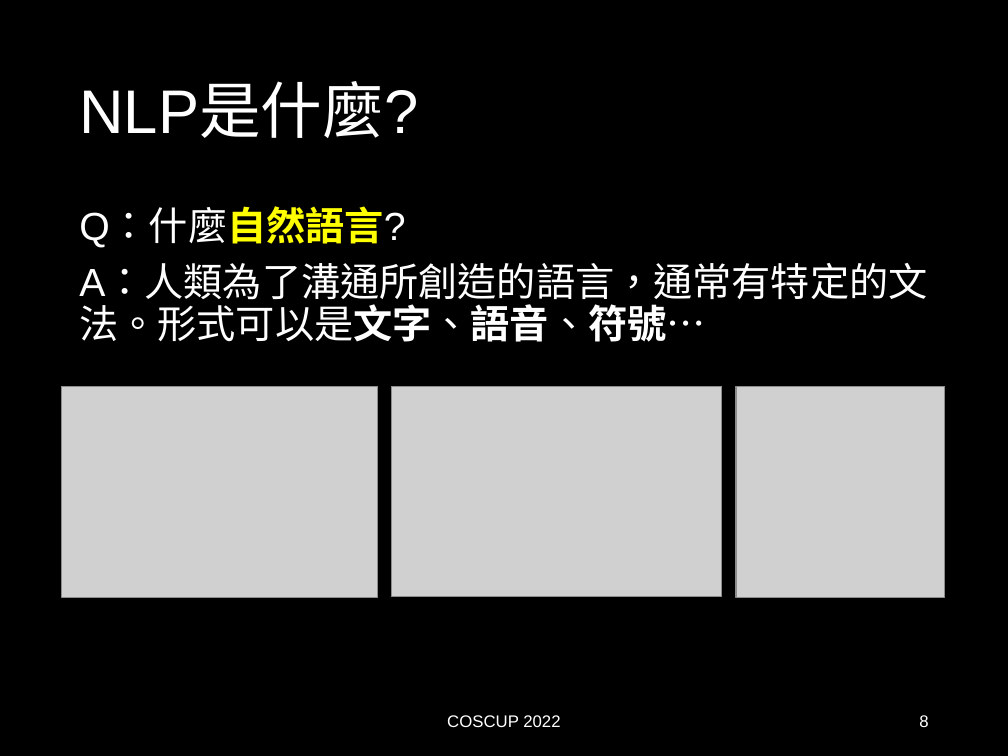
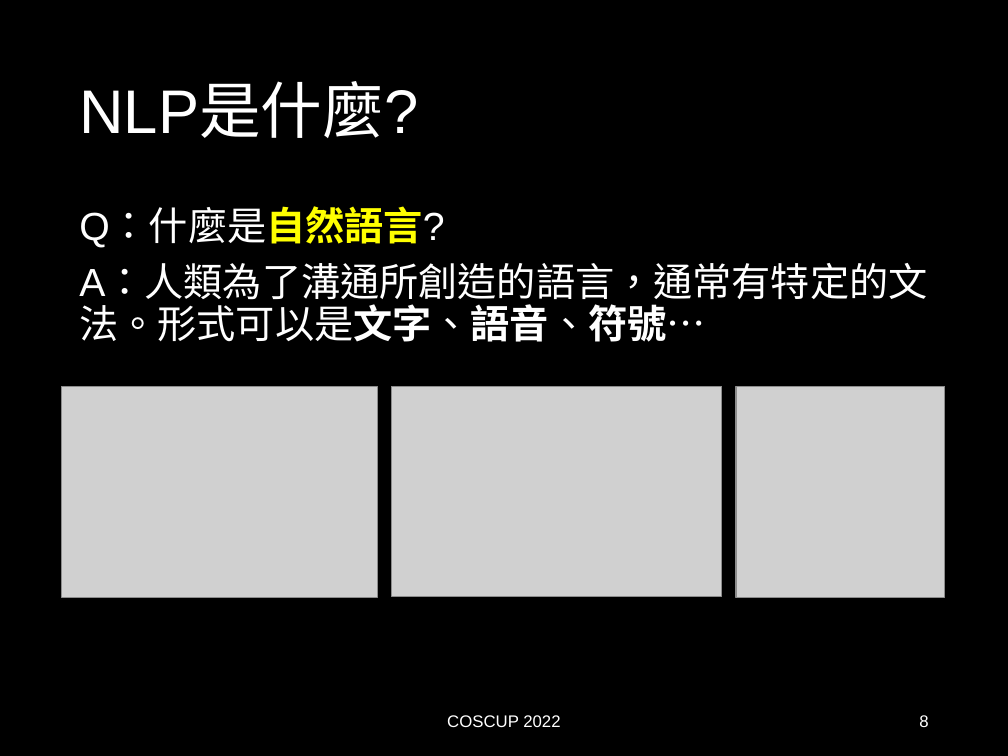
Before and after one commit to AndyChiangSH/COSCUP-2022, a slide deck: slide 8 of PPT/Google Colab + Hugging Face：帶你快速認識NLP.pptx. Drawn at 1008x756 pixels with LibreOffice and Linux fonts; fonts in the diff are those of the drawing; grey boxes stand for pictures. Boxes give left, top, right and bottom in pixels: in the first picture for what was removed or moved away, otherwise in the second. Text is boxed around its words. In the diff, an @@ line names an element or a change of style, - is before the commit and + after.

```diff
--- a/PPT/Google Colab + Hugging Face：帶你快速認識NLP.pptx
+++ b/PPT/Google Colab + Hugging Face：帶你快速認識NLP.pptx
@@ text at <box>79,209,444,248</box>: text changed @@
-Q：什麼自然語言?
+Q：什麼是自然語言?
```
Also in this commit, not shown: 3 other slides changed, 1 other file.
